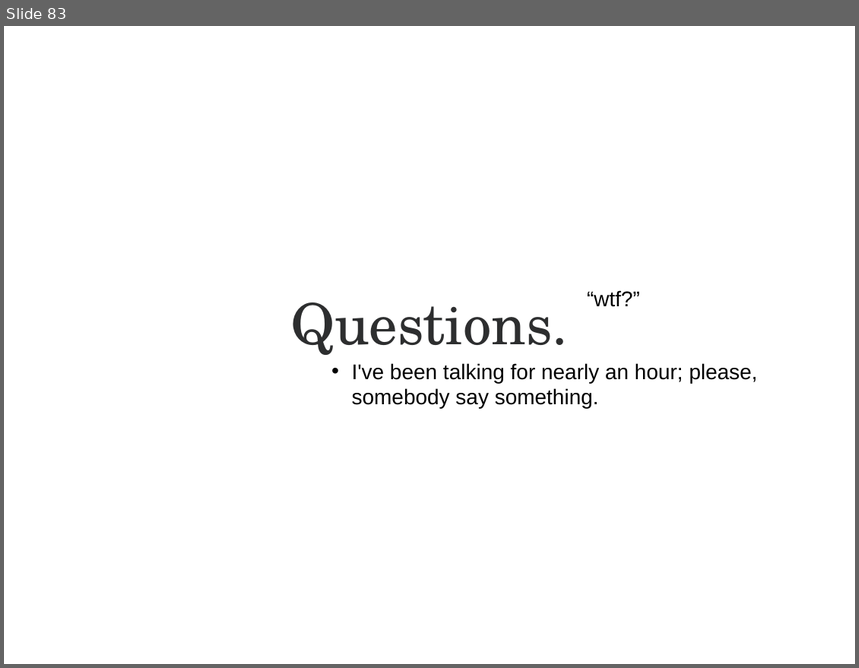
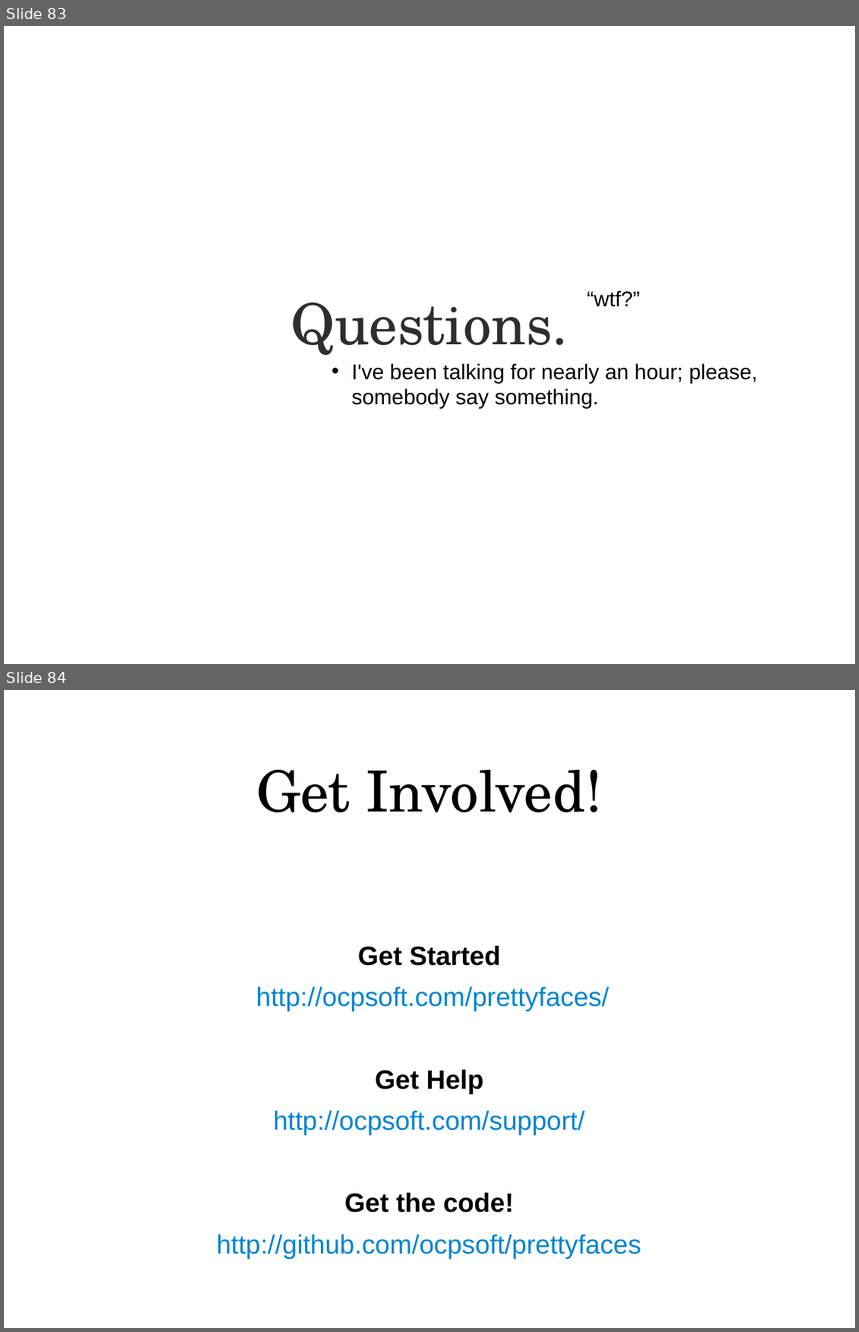
Before and after one commit to lincolnthree/talks, a slide deck: 2011_Beautiful_Java_EE_JAXConf.odp. Shown one above the other, each under a label of ours: slide 83 before the commit, slides 83 and 84 after it. The pictures are 859x668 and 859x1332 pixels, drawn with LibreOffice and Linux fonts; fonts in the diff are those of the drawing. Boxes give left, top, right and bottom in pixels: in the first picture for what was removed or moved away, otherwise in the second. Text is boxed around its words. In the diff, an @@ line names an element or a change of style, - is before the commit and + after.

Commit message:
added get involved slide

```diff
--- a/2011_Beautiful_Java_EE_JAXConf.odp
+++ b/2011_Beautiful_Java_EE_JAXConf.odp
@@ slide 84 added at box(4, 690, 855, 1328), background #FFFFFF @@
@@ title added at box(256, 770, 602, 812), 48 pt, text #000000 @@
+Get Involved!
@@ text added at box(217, 945, 642, 1259), 22.4 pt, text #0084D1 @@
+Get Started
+http://ocpsoft.com/prettyfaces/
+Get Help
+http://ocpsoft.com/support/
+Get the code!
+http://github.com/ocpsoft/prettyfaces
```
Also in this commit, not shown: 1 slide changed.
